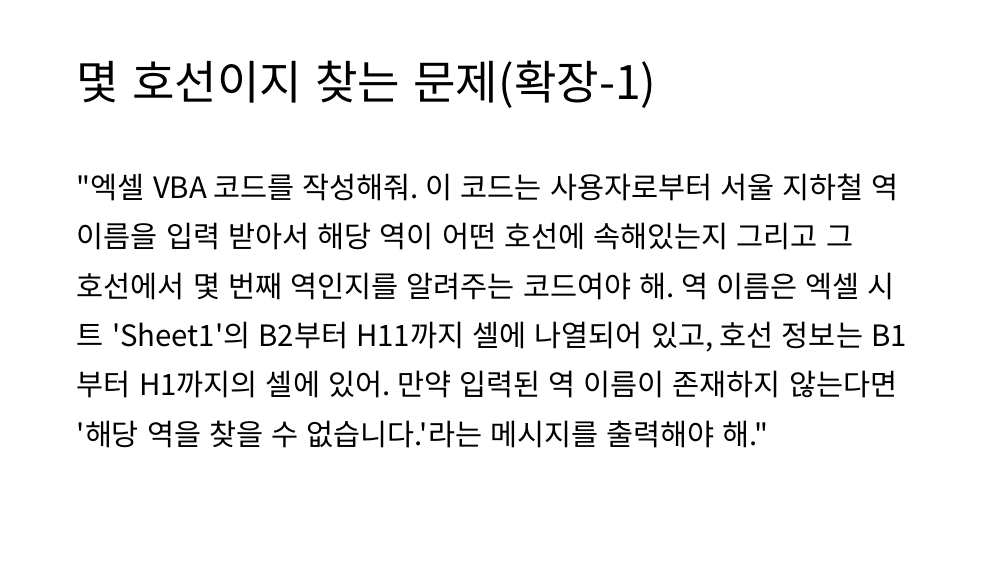
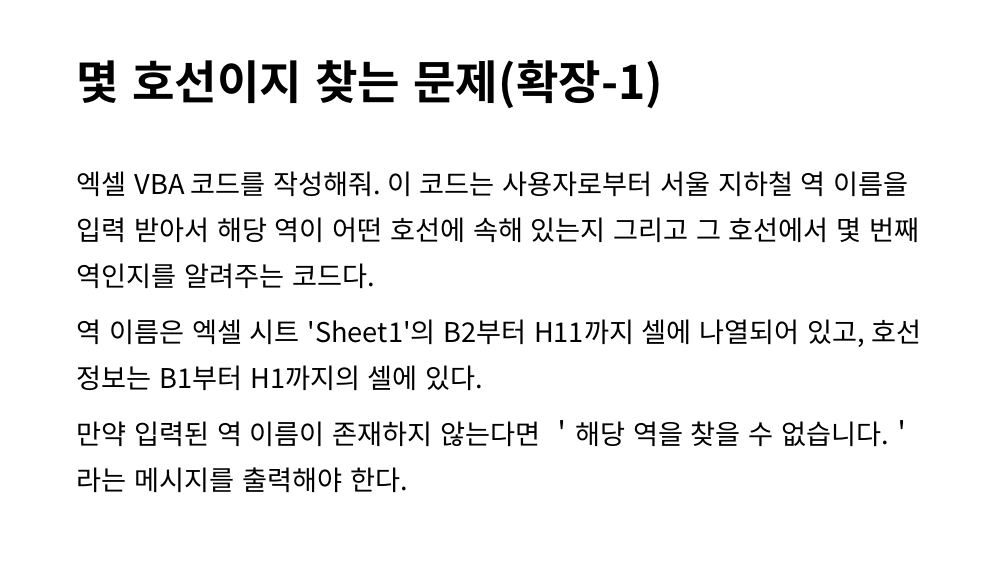
Before and after one commit to lolsaless/Python, a slide deck: slide 30 of 프롬프트 시연.pptx (slide 31 before the commit). Drawn at 1008x567 pixels with LibreOffice and Linux fonts; fonts in the diff are those of the drawing. Boxes give left, top, right and bottom in pixels: in the first picture for what was removed or moved away, otherwise in the second. Text is boxed around its words. In the diff, an @@ line names an element or a change of style, - is before the commit and + after.

```diff
--- a/프롬프트 시연.pptx
+++ b/프롬프트 시연.pptx
@@ title "몇 호선이지 찾는 문제(확장-1)" at (x1=77, y1=60, x2=663, y2=108): bold on @@
@@ text at (x1=77, y1=171, x2=921, y2=492): text changed; size 28 to 25.9 pt @@
-"엑셀 VBA 코드를 작성해줘. 이 코드는 사용자로부터 서울 지하철 역 이름을 입력 받아서 해당 역이 어떤 호선에 속해있는지 그리고 그 호선에서 몇 번째 역인지를 알려주는 코드여야 해. 역 이름은 엑셀 시트 'Sheet1'의 B2부터 H11까지 셀에 나열되어 있고, 호선 정보는 B1부터 H1까지의 셀에 있어. 만약 입력된 역 이름이 존재하지 않는다면 '해당 역을 찾을 수 없습니다.'라는 메시지를 출력해야 해."
+엑셀 VBA 코드를 작성해줘. 이 코드는 사용자로부터 서울 지하철 역 이름을 입력 받아서 해당 역이 어떤 호선에 속해 있는지 그리고 그 호선에서 몇 번째 역인지를 알려주는 코드다.
+역 이름은 엑셀 시트 'Sheet1'의 B2부터 H11까지 셀에 나열되어 있고, 호선 정보는 B1부터 H1까지의 셀에 있다.
+만약 입력된 역 이름이 존재하지 않는다면 ＇해당 역을 찾을 수 없습니다.＇라는 메시지를 출력해야 한다.
```
Also in this commit, not shown: 22 other slides changed, 1 slide removed, 18 other files.
